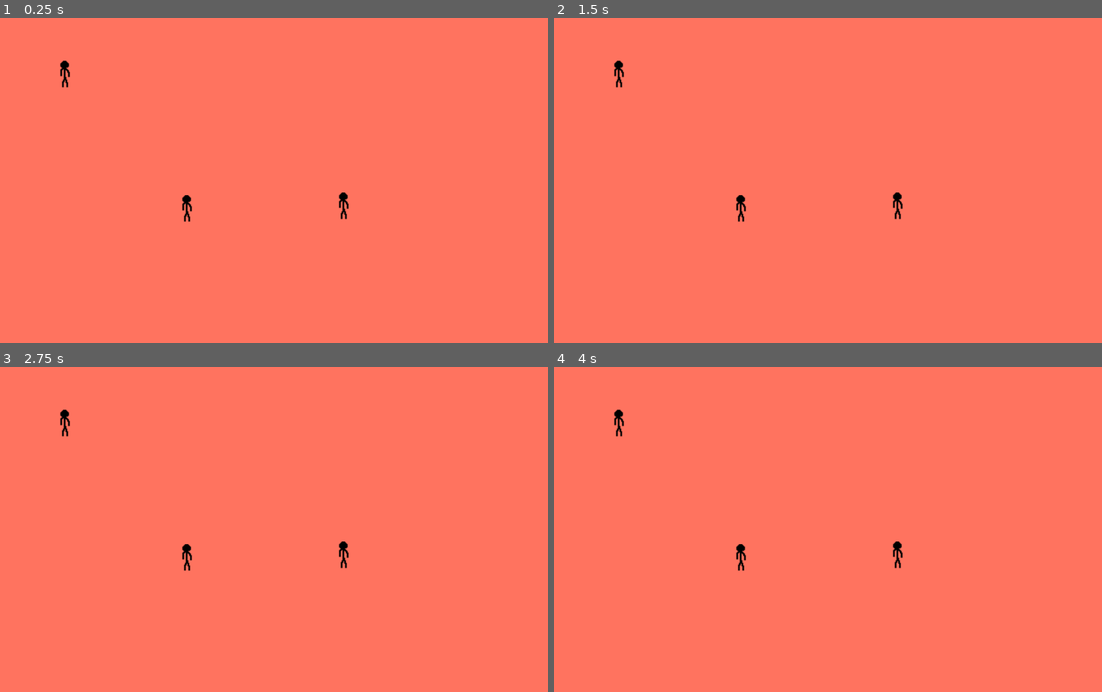
Above: before the commit, frames 1-4 (two rows, left to right).
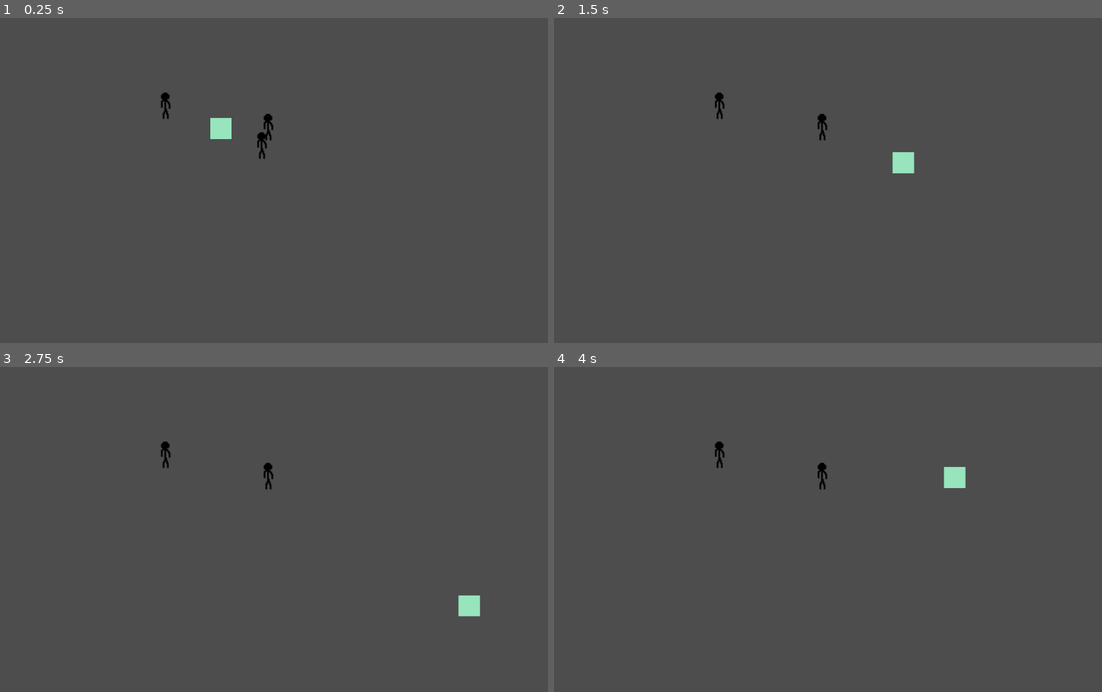
Above: after the commit, the same moments.

Repository: s7eamy/Make-Me-Laugh
Game: Godot game, scene res://darius-test.tscn
Two runs of this game, one before a commit and one after it. Both use one fixed random seed, a clock stepped at 60 frames per second and the inputs below. Before the commit the project starts from res://main.tscn.
Inputs:
- Up to frame 1 (0.25 s): no input
- Up to frame 2 (1.5 s): tap Enter at 0.5 s; hold D (right) 0.53-1.28 s; tap Space (attack, bound only after the commit) at 0.6, 1.35 s; hold S (down) from 1.28 s (still down)
- Up to frame 3 (2.75 s): release S (down) at 2.03 s; hold D (right) from 2.03 s (still down); tap Space (attack, bound only after the commit) at 2.1 s
- Up to frame 4 (4 s): release D (right) at 2.78 s; hold W (up) 2.78-3.53 s; tap Space (attack, bound only after the commit) at 2.85, 3.6 s; hold A (left) from 3.53 s (still down)

The runs differ from the first frame. In frame 1, 100% of the frame differs, in the area x 0-100%, y 0-100%; in frame 2, 100%; in frame 3, 100%; in frame 4, 100%.

Commit message:
Add attack handling
Updated Pax collider to use layer 2

Diff:
--- a/Player.gd
+++ b/Player.gd
@@ -1,11 +1,31 @@
-extends CharacterBody2D
+extends Node2D
 
-@export var speed = 400
+signal attack
+var is_attacking = false
+var target
+
+func _physics_process(_delta):
+	get_input()
+	resolve_target()
+	handle_attack()
 
 func get_input():
-	var input_direction = Input.get_vector("left", "right", "up", "down")
-	velocity = input_direction * speed
+	is_attacking = Input.is_action_just_pressed("attack")
 
-func _physics_process(delta):
-	get_input()
-	move_and_slide()
+func resolve_target():
+	target = null
+	var min_distance = INF
+	var bodies = %AttackRadius.get_overlapping_bodies()
+
+	for body in bodies:
+		var distance = position.distance_to(body.global_position)
+		if distance < min_distance:
+			min_distance = distance
+			target = body
+
+func handle_attack():
+	if not is_attacking:
+		return
+
+	if target && target.get_parent() && target.get_parent().has_method("_on_attacked"):
+		target.get_parent()._on_attacked()
--- /dev/null
+++ b/darius-test.tscn
@@ -0,0 +1,20 @@
+[gd_scene load_steps=3 format=3 uid="uid://7cb5ji60k4du"]
+
+[ext_resource type="PackedScene" uid="uid://dn6fvk1u5r0lk" path="res://pax.tscn" id="1_hnql4"]
+[ext_resource type="PackedScene" uid="uid://ccxfekdwud7n6" path="res://player.tscn" id="2_4biij"]
+
+[node name="Darius-test" type="Node2D"]
+
+[node name="Player" parent="." instance=ExtResource("2_4biij")]
+position = Vector2(516, 258)
+
+[node name="Pax" parent="." instance=ExtResource("1_hnql4")]
+position = Vector2(630, 256)
+
+[node name="Pax2" parent="." instance=ExtResource("1_hnql4")]
+position = Vector2(615, 299)
+
+[node name="Pax3" parent="." instance=ExtResource("1_hnql4")]
+position = Vector2(390, 206)
+
+[connection signal="attack" from="Player" to="Pax" method="_on_attacked"]
--- a/pax.tscn
+++ b/pax.tscn
@@ -36,6 +36,7 @@
 animation = &"stand"
 
 [node name="StaticBody2D" type="StaticBody2D" parent="."]
+collision_layer = 2
 
 [node name="CollisionShape2D" type="CollisionShape2D" parent="StaticBody2D"]
 position = Vector2(-3, -1)
--- a/player.tscn
+++ b/player.tscn
@@ -1,21 +1,36 @@
-[gd_scene load_steps=3 format=3 uid="uid://dyk5ekiisfgp2"]
+[gd_scene load_steps=5 format=3 uid="uid://ccxfekdwud7n6"]
 
-[ext_resource type="Script" path="res://Player.gd" id="1_b5nxu"]
+[ext_resource type="Script" path="res://player.gd" id="1_u1ev2"]
+[ext_resource type="Script" path="res://player_movement.gd" id="2_oy5m2"]
 
 [sub_resource type="RectangleShape2D" id="RectangleShape2D_wwvhx"]
 size = Vector2(50, 49)
 
+[sub_resource type="CircleShape2D" id="CircleShape2D_twqgg"]
+radius = 74.0608
+
 [node name="Player" type="Node2D"]
+script = ExtResource("1_u1ev2")
 
-[node name="CharacterBody2D" type="CharacterBody2D" parent="."]
+[node name="PlayerBody" type="CharacterBody2D" parent="."]
+collision_layer = 4
 input_pickable = true
-script = ExtResource("1_b5nxu")
+script = ExtResource("2_oy5m2")
 
-[node name="CollisionShape2D" type="CollisionShape2D" parent="CharacterBody2D"]
+[node name="PlayerCollider" type="CollisionShape2D" parent="PlayerBody"]
 position = Vector2(0, 0.5)
 shape = SubResource("RectangleShape2D_wwvhx")
 
-[node name="Polygon2D" type="Polygon2D" parent="CharacterBody2D"]
+[node name="Polygon2D" type="Polygon2D" parent="PlayerBody"]
 position = Vector2(-25, -24)
 color = Color(0.596078, 0.894118, 0.745098, 1)
 polygon = PackedVector2Array(0, 0, 50, 0, 50, 49, 0, 49)
+
+[node name="AttackRadius" type="Area2D" parent="PlayerBody"]
+unique_name_in_owner = true
+disable_mode = 2
+collision_layer = 0
+collision_mask = 2
+
+[node name="CollisionShape2D" type="CollisionShape2D" parent="PlayerBody/AttackRadius"]
+shape = SubResource("CircleShape2D_twqgg")
--- /dev/null
+++ b/player_movement.gd
@@ -0,0 +1,11 @@
+extends CharacterBody2D
+
+@export var speed = 400
+
+func _physics_process(_delta):
+	get_input()
+	move_and_slide()
+
+func get_input():
+	var input_direction = Input.get_vector("left", "right", "up", "down")
+	velocity = input_direction * speed
--- a/project.godot
+++ b/project.godot
@@ -11,7 +11,7 @@
 [application]
 
 config/name="Make Me Laugh"
-run/main_scene="res://main.tscn"
+run/main_scene="res://darius-test.tscn"
 config/features=PackedStringArray("4.2", "Forward Plus")
 
 [display]
@@ -47,3 +47,8 @@
 , Object(InputEventKey,"resource_local_to_scene":false,"resource_name":"","device":-1,"window_id":0,"alt_pressed":false,"shift_pressed":false,"ctrl_pressed":false,"meta_pressed":false,"pressed":false,"keycode":0,"physical_keycode":4194322,"key_label":0,"unicode":0,"echo":false,"script":null)
 ]
 }
+attack={
+"deadzone": 0.5,
+"events": [Object(InputEventKey,"resource_local_to_scene":false,"resource_name":"","device":-1,"window_id":0,"alt_pressed":false,"shift_pressed":false,"ctrl_pressed":false,"meta_pressed":false,"pressed":false,"keycode":0,"physical_keycode":32,"key_label":0,"unicode":32,"echo":false,"script":null)
+]
+}
